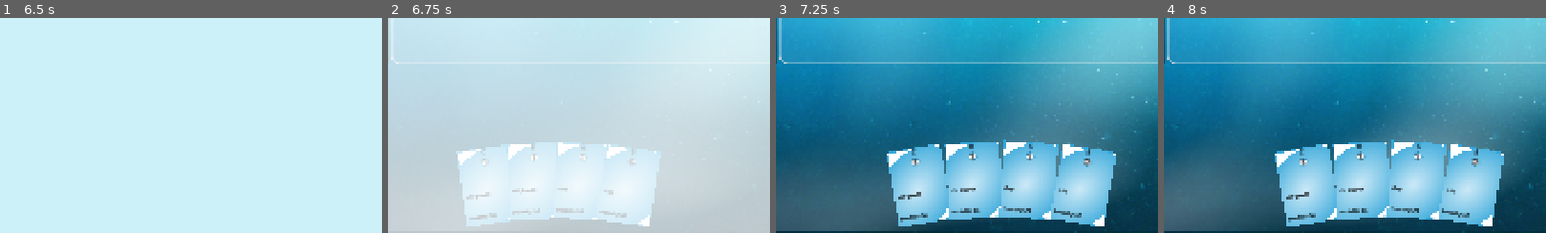
Above: before the commit, frames 1-4 (left to right).
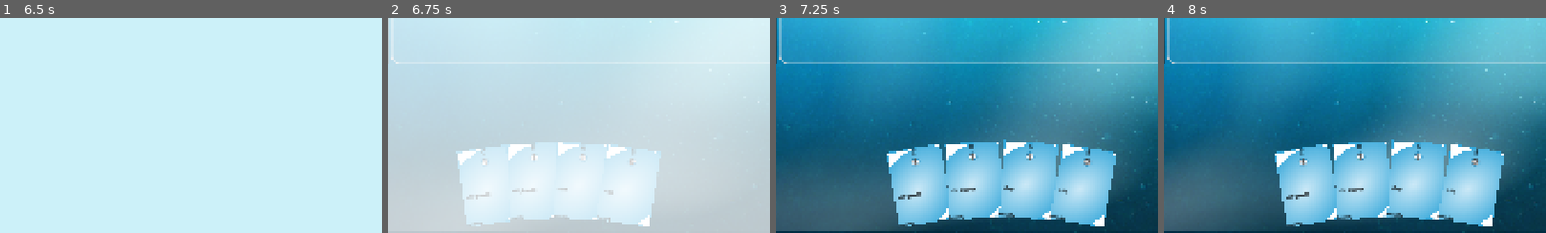
Above: after the commit, the same moments.

Repository: rosswolf/Tourbillon
Game: Godot game, scene res://src/scenes/main_menu.tscn
Same seed, same stepped clock (60 frames per second), same inputs: the game is played once before the commit and once after it. Sound files missing from this copy of the repository are replaced by a short silence.
Inputs (mouse positions are % of the whole screen's width and height, from its top left):
- Up to frame 1 (6.5 s): click "Play" at 0.5 s; move the mouse to (72, 45) at 1.27 s; click (72, 45) at 1.42 s; tap Enter at 2, 3.5, 5 s; drag from (30, 55) to (45, 70) at 2.02 s; tap Space at 2.75, 4.25, 5.75 s; move the mouse to (60, 28) at 2.77 s; click (60, 28) at 2.92 s; drag from (45, 70) to (20, 35) at 3.52 s; move the mouse to (80, 65) at 4.27 s; click (80, 65) at 4.42 s; drag from (20, 35) to (35, 25) at 5.02 s; move the mouse to (55, 50) at 5.77 s; click (55, 50) at 5.92 s
- Up to frame 2 (6.75 s): drag from (35, 25) to (30, 55) at 6.52 s
- Up to frame 3 (7.25 s): no input
- Up to frame 4 (8 s): move the mouse to (72, 45) at 7.27 s; click (72, 45) at 7.42 s
The pictures show only the part of the screen within x 16-66%, y 50-100%; the shares and areas given below are measured in that part.

Frame 1 is identical in both runs. In frame 2, 0.5% of the frame differs, in the area x 20-63%, y 88-97%; in frame 3, 0.8%, in the area x 32-80%, y 87-97%; in frame 4, 0.8%.

Commit message:
minor durability card text changes

Diff:
--- a/elastic-app/app/src/scenes/core/global_game_manager.gd
+++ b/elastic-app/app/src/scenes/core/global_game_manager.gd
@@ -84,7 +84,8 @@
 	if card == null:
 		assert(false, "Card was null when retrieving from instance catalog: " + card_instance_id)
 		return
-	card.durability.decrement(1)
+	if card.durability.amount > 0:
+		card.durability.decrement(1)
 
 func __on_card_discarded(card_instance_id: String):
 	var card: Card = instance_catalog.get_instance(card_instance_id) as Card
--- a/elastic-app/app/src/scenes/game.gd
+++ b/elastic-app/app/src/scenes/game.gd
@@ -18,7 +18,7 @@
 
 	var audio_stream = load(GRAVITY_MP3)
 	%AudioStreamPlayer.stream = audio_stream
-	%AudioStreamPlayer.play()
+	#%AudioStreamPlayer.play()
 	%AudioStreamPlayer.finished.connect(__on_audio_finished)
 
 	UiController.air_meter = %AirMeter
--- a/elastic-app/app/src/scenes/ui/hand/card_ui.gd
+++ b/elastic-app/app/src/scenes/ui/hand/card_ui.gd
@@ -33,7 +33,8 @@
 	# Update UI elements
 	card_title.text = card.display_name
 	card_description.text = card.rules_text
-	durability_label.text = "Durability: " + str(card.durability.amount) + "/" + str(card.durability.max_amount)
+	if card.durability.amount <= 0:
+		durability_label.text = "Durability: " + str(card.durability.amount) + "/" + str(card.durability.max_amount)
 
 	add_slot_icon("blue_energy", str(card.cost.get_energy_cost()), %TopHBoxContainer, GameIcon.TextSize.SMALL)
 
--- a/elastic-app/app/src/scenes/ui/hand/card_ui.tscn
+++ b/elastic-app/app/src/scenes/ui/hand/card_ui.tscn
@@ -70,13 +70,12 @@
 
 [node name="TargetingBoxContainer" type="HBoxContainer" parent="."]
 layout_mode = 0
-offset_left = 8.0
-offset_top = 158.0
-offset_right = 128.0
-offset_bottom = 182.0
+offset_top = 173.0
+offset_right = 120.0
+offset_bottom = 197.0
 
 [node name="DurabilityLabel" type="Label" parent="TargetingBoxContainer"]
 layout_mode = 2
 theme_override_colors/font_color = Color(0, 0, 0, 1)
-theme_override_font_sizes/font_size = 10
+theme_override_font_sizes/font_size = 8
 text = "Durability"
